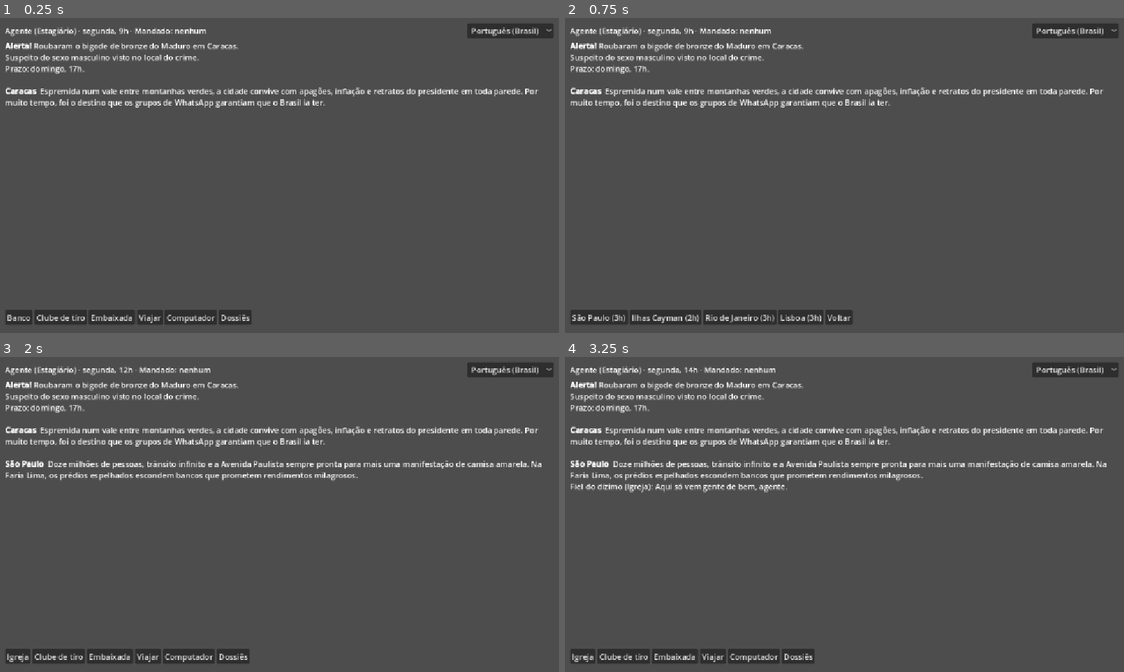
Above: before the commit, frames 1-4 (two rows, left to right).
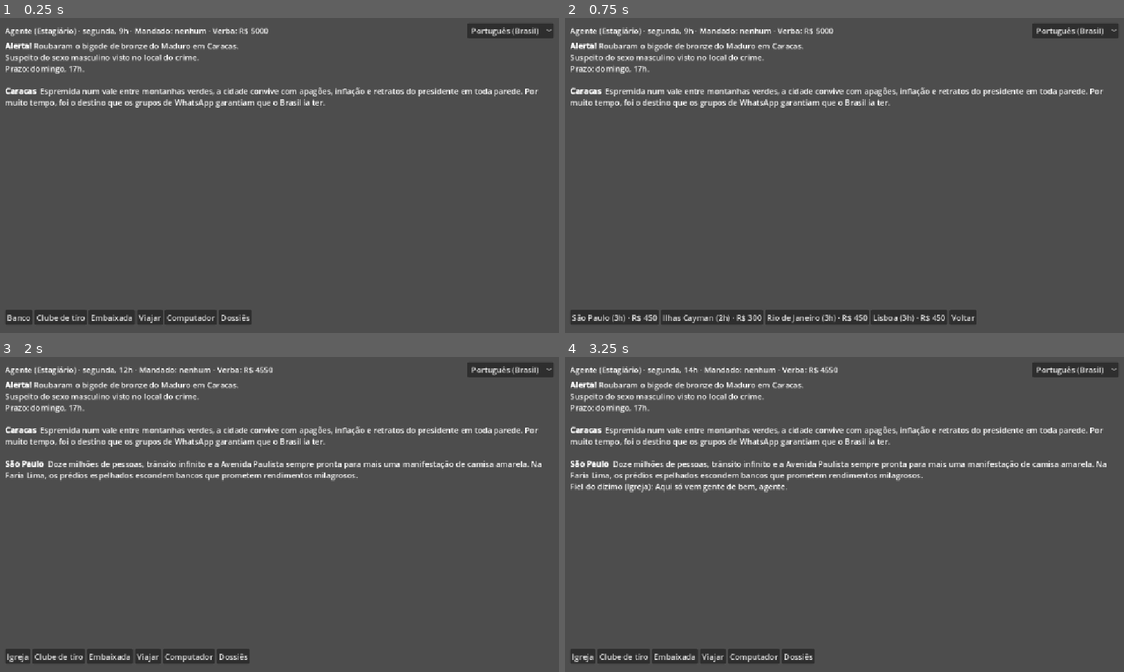
Above: after the commit, the same moments.

Repository: diegommelo/carmen
Game: Godot game, scene res://ui/main.tscn
The game is run twice, just before and just after one commit, with the same random seed, the same clock (stepped at 60 frames per second) and the same inputs.
Inputs (mouse positions are in pixels of both pictures, inside the frame that each line leads up to):
- Up to frame 1 (0.25 s): no input
- Up to frame 2 (0.75 s): click "Viajar" at 0.5 s
- Up to frame 3 (2 s): click (33, 656) at 1.25 s, where only the run before the commit has a clickable "São Paulo (3h)"
- Up to frame 4 (3.25 s): click "Português (Brasil)" at 2 s; click "Igreja" at 2.75 s

The runs differ from the first frame. In frame 1, 0.1% of the frame differs, in the area x 37-48%, y 2-6%; in frame 2, 1.6%, in the area x 11-74%, y 2-98%; in frame 3, 0.1%; in frame 4, 0.1%.

Commit message:
Add an operation budget for plane tickets
Packs with rules.money give each case a budget (per rank) and charge
ticket_per_hour for each flight hour. When no destination is affordable
outside the hideout city, the case ends. The parody uses R$ 150 per hour
and budgets of R$ 4.500 to 5.000. The UI shows the balance and ticket
prices and disables flights the budget cannot pay.

Co-Authored-By: Claude Opus 5.5 <noreply@anthropic.com>

Diff:
--- a/game/content/parody/pack.json
+++ b/game/content/parody/pack.json
@@ -38,6 +38,9 @@
    "wake_hour": 8,
    "sleep_hour": 23,
    "sleep_hours": 9
+  },
+  "money": {
+   "ticket_per_hour": 150
   }
  },
  "ranks": [
@@ -53,7 +56,8 @@
     "day": 6,
     "hour": 17
    },
-   "shortcut_chance": 0.0
+   "shortcut_chance": 0.0,
+   "budget": 5000
   },
   {
    "name": {
@@ -67,7 +71,8 @@
     "day": 5,
     "hour": 17
    },
-   "shortcut_chance": 0.25
+   "shortcut_chance": 0.25,
+   "budget": 4500
   },
   {
    "name": {
@@ -81,7 +86,8 @@
     "day": 5,
     "hour": 17
    },
-   "shortcut_chance": 0.25
+   "shortcut_chance": 0.25,
+   "budget": 5000
   },
   {
    "name": {
@@ -95,7 +101,8 @@
     "day": 5,
     "hour": 12
    },
-   "shortcut_chance": 0.35
+   "shortcut_chance": 0.35,
+   "budget": 4500
   },
   {
    "name": {
@@ -109,7 +116,8 @@
     "day": 5,
     "hour": 12
    },
-   "shortcut_chance": 0.5
+   "shortcut_chance": 0.5,
+   "budget": 5000
   }
  ]
 }
--- a/game/core/case_session.gd
+++ b/game/core/case_session.gd
@@ -11,6 +11,8 @@
 const NO_WARRANT := "no_warrant"
 const WRONG_WARRANT := "wrong_warrant"
 const ARRESTED := "arrested"
+## A verba acabou e não dá para comprar nenhuma passagem.
+const OUT_OF_MONEY := "out_of_money"
 ## Lista de pistas da cidade que qualquer tipo de local pode dar.
 const ANY_CLUES := "any"
 
@@ -40,6 +42,8 @@
 ## O caso terminou com a prisão do chefe.
 var boss_arrested: bool = false
 var warrant_id: String = ""
+## Verba que sobra para passagens; -1 quando o pacote não usa dinheiro.
+var budget: int = -1
 
 var _investigate_cost: int
 ## Local do esconderijo na cidade final, sorteado na chegada entre os três.
@@ -73,6 +77,7 @@
 	crime_city = rng.pick(pack.city_ids())
 	treasure_index = rng.index(pack.city(crime_city).treasures)
 	steps_left = difficulty.route_steps
+	budget = difficulty.budget
 	next_city = crime_city
 	trail_city = ""
 	outcome = ONGOING
@@ -131,19 +136,39 @@
 	return mini(d / int(t.distance_per_hour) + int(t.base_hours), int(t.max_hours))
 
 
-## Voa para um vizinho. Devolve {hours, slept, expired, shortcut}. `shortcut` diz que o
-## mandado certo encurtou a rota: a cidade de chegada já é o esconderijo.
+## Preço da passagem para `to_city`: `rules.money.ticket_per_hour` por hora de voo.
+## 0 quando o pacote não usa dinheiro.
+func ticket_price(to_city: String) -> int:
+	if budget < 0:
+		return 0
+	return travel_hours(to_city) * int(pack.rules.money.ticket_per_hour)
+
+
+func can_afford(to_city: String) -> bool:
+	return budget < 0 or ticket_price(to_city) <= budget
+
+
+## Voa para um vizinho. Devolve {hours, price, slept, expired, shortcut}. `shortcut` diz
+## que o mandado certo encurtou a rota: a cidade de chegada já é o esconderijo.
+## Se depois do voo não der para pagar nenhuma passagem fora do esconderijo, o caso
+## acaba em OUT_OF_MONEY.
 func travel(to_city: String) -> Dictionary:
 	assert(outcome == ONGOING, "o caso já terminou")
 	assert(to_city in destinations())
+	assert(can_afford(to_city), "sem verba para a passagem")
 	var hours := travel_hours(to_city)
+	var price := ticket_price(to_city)
+	if budget >= 0:
+		budget -= price
 	var tick := clock.advance(hours, true)
 	if tick.expired:
 		outcome = ESCAPED_TIME
-		return {"hours": hours, "slept": tick.slept, "expired": true, "shortcut": false}
+		return {"hours": hours, "price": price, "slept": tick.slept, "expired": true, "shortcut": false}
 	var shortcut := _try_shortcut(to_city)
 	_arrive(to_city)
-	return {"hours": hours, "slept": tick.slept, "expired": false, "shortcut": shortcut}
+	if not is_final_city() and not destinations().any(can_afford):
+		outcome = OUT_OF_MONEY
+	return {"hours": hours, "price": price, "slept": tick.slept, "expired": false, "shortcut": shortcut}
 
 
 ## Com o mandado certo emitido, cada voo certo da rota tem `shortcut_chance` de levar
--- a/game/core/content_pack.gd
+++ b/game/core/content_pack.gd
@@ -198,7 +198,8 @@
 
 
 ## Regras de dificuldade da patente `rank`, com os padrões do original para o que a
-## patente não define: {route_steps, trait_clues, deadline: {day, hour}, shortcut_chance}.
+## patente não define: {route_steps, trait_clues, deadline: {day, hour}, shortcut_chance, budget}.
+## `budget` é a verba do caso para passagens; -1 quando o pacote não usa dinheiro.
 func rank_rules(rank: int) -> Dictionary:
 	var r: Dictionary = ranks[clampi(rank, 0, ranks.size() - 1)]
 	var clock: Dictionary = rules.clock
@@ -208,6 +209,7 @@
 		"trait_clues": float(r.get("trait_clues", 1.0)),
 		"deadline": {"day": int(deadline.get("day", clock.deadline_day)), "hour": int(deadline.get("hour", clock.deadline_hour))},
 		"shortcut_chance": float(r.get("shortcut_chance", 0.0)),
+		"budget": int(r.get("budget", -1)) if rules.has("money") else -1,
 	}
 
 
--- a/game/i18n/ui.csv
+++ b/game/i18n/ui.csv
@@ -39,3 +39,6 @@
 CAREER_DONE,[b]The boss is behind bars. Career complete![/b],[b]O chefe está atrás das grades. Carreira concluída![/b]
 CAREER_RESUMED,"Welcome back, %s: %d cases solved.","Bem-vindo de volta, %s: %d casos resolvidos."
 BTN_NEW_CAREER,New career,Nova carreira
+STATUS_BUDGET," · Budget: %s"," · Verba: %s"
+MONEY_FMT,R$ %d,R$ %d
+OUTCOME_MONEY,The operation ran out of money for tickets. %s got away.,A verba da operação acabou e não dá para comprar passagem. %s escapou.
--- a/game/tests/balance_sim.gd
+++ b/game/tests/balance_sim.gd
@@ -1,7 +1,7 @@
 extends SceneTree
 ## Simulação de balanceamento da paródia. Rodar com:
 ##   godot --headless --path game -s res://tests/balance_sim.gd -- 0,0.4 4,0.4
-## Cada argumento é "patente,taxa_de_voo_errado". O agente simulado investiga os três
+## Cada argumento é "patente,taxa_de_voo_errado[,verba]"; sem verba vale a do pacote. O agente simulado investiga os três
 ## locais de cada cidade da rota, emite o mandado assim que os traços ouvidos bastam
 ## e, com a taxa dada, voa antes para uma cidade errada e volta.
 
@@ -13,11 +13,13 @@
 	var pack := ContentPack.load_dir(PACK_DIR)
 	for spec in OS.get_cmdline_user_args():
 		var p := spec.split(",")
-		_simulate(pack, int(p[0]), float(p[1]))
+		_simulate(pack, int(p[0]), float(p[1]), int(p[2]) if p.size() > 2 else -2)
 	quit()
 
 
-func _simulate(pack: ContentPack, rank: int, wrong_rate: float) -> void:
+func _simulate(pack: ContentPack, rank: int, wrong_rate: float, budget: int) -> void:
+	var broke := 0
+	var spent := []
 	var warrants := 0
 	var arrests := 0
 	var shortcuts := 0
@@ -26,6 +28,9 @@
 		var s := CaseSession.new(pack, seed)
 		var dice := MscRng.new(seed * 7 + 3)
 		s.start({"name": "Sim", "cases": pack.ranks[rank].cases, "rank": rank, "caught": []})
+		if budget != -2:
+			s.budget = budget
+		var start_budget := s.budget
 		var marks := {}
 		var issued := false
 		while not s.is_final_city() and s.outcome == CaseSession.ONGOING:
@@ -46,15 +51,17 @@
 				issued = s.compute_warrant(warrant_marks).size() == 1
 			if dice.roll(999) < int(wrong_rate * 1000.0):
 				var others := s.destinations().filter(func(d): return d != s.next_city)
-				if not others.is_empty():
+				if not others.is_empty() and s.can_afford(others[0]):
 					var back := s.current_city
 					s.travel(others[0])
 					if s.outcome == CaseSession.ONGOING:
 						s.investigate(0)
-					if s.outcome == CaseSession.ONGOING:
+					if s.outcome == CaseSession.ONGOING and s.can_afford(back):
 						s.travel(back)
-					if s.outcome != CaseSession.ONGOING:
+					if s.outcome != CaseSession.ONGOING or s.current_city != back:
 						break
+			if not s.can_afford(s.next_city):
+				break
 			if s.travel(s.next_city).get("shortcut", false):
 				shortcuts += 1
 		warrants += 1 if issued else 0
@@ -63,9 +70,13 @@
 				break
 			s.investigate(slot)
 		arrests += 1 if s.outcome == CaseSession.ARRESTED else 0
+		broke += 1 if s.outcome == CaseSession.OUT_OF_MONEY or (s.outcome == CaseSession.ONGOING and not s.is_final_city()) else 0
+		spent.append(start_budget - s.budget)
 		if s.outcome != CaseSession.ESCAPED_TIME:
 			hours.append(s.clock.day * 24 + s.clock.hour - int(pack.rules.clock.start_hour))
 	hours.sort()
+	spent.sort()
 	var median = hours[hours.size() / 2] if not hours.is_empty() else -1
-	print("patente %d, voo errado %.0f%%: mandado %.0f%%, presos %.0f%%, horas (mediana) %s, atalhos %d" % [
-		rank, wrong_rate * 100.0, 100.0 * warrants / CASES, 100.0 * arrests / CASES, median, shortcuts])
+	print("patente %d, voo errado %.0f%%: mandado %.0f%%, presos %.0f%%, horas (mediana) %s, atalhos %d, sem verba %.0f%%, gasto mediano %d, p90 %d" % [
+		rank, wrong_rate * 100.0, 100.0 * warrants / CASES, 100.0 * arrests / CASES, median, shortcuts,
+		100.0 * broke / CASES, spent[CASES / 2], spent[CASES * 9 / 10]])
--- a/game/tests/run_tests.gd
+++ b/game/tests/run_tests.gd
@@ -34,6 +34,7 @@
 	_test_shortcut(pack)
 	_test_trait_clues_factor(pack)
 	_test_career_save()
+	_test_no_money(pack)
 	_test_pack_consistency(pack, "provisório")
 	_test_parody()
 	_test_scripts_compile()
@@ -338,6 +339,7 @@
 	var top := pack.rank_rules(pack.ranks.size() - 1)
 	var low := pack.rank_rules(0)
 	check(top.trait_clues < low.trait_clues and top.shortcut_chance > low.shortcut_chance, "paródia: patente alta dá menos pistas e mais atalho")
+	_test_money(pack)
 
 
 ## Sem nada na patente, valem as regras do original: rota de patente + 4, prazo do relógio.
@@ -405,6 +407,40 @@
 	check(counts[1.0] > 20 and counts[0.0] * 10 < counts[1.0], "fator 0 quase zera as pistas de traço: %s" % [counts])
 
 
+## Pacote sem `rules.money`: passagem de graça e sem verba.
+func _test_no_money(pack: ContentPack) -> void:
+	var s := CaseSession.new(pack, 4)
+	s.start({"name": "Teste", "cases": 0, "rank": 0})
+	check(s.budget == -1 and s.ticket_price(s.next_city) == 0 and s.can_afford(s.next_city), "sem dinheiro no pacote provisório")
+	check(s.travel(s.next_city).price == 0 and s.budget == -1, "voo sem custo")
+
+
+## A passagem custa `ticket_per_hour` por hora e sai da verba; sem verba para nenhum voo
+## o caso acaba.
+func _test_money(pack: ContentPack) -> void:
+	var s := CaseSession.new(pack, 4)
+	s.start({"name": "Teste", "cases": 0, "rank": 0})
+	check(s.budget == pack.ranks[0].budget, "verba da patente: %d" % s.budget)
+	var price := s.ticket_price(s.next_city)
+	check(price == s.travel_hours(s.next_city) * int(pack.rules.money.ticket_per_hour), "preço por hora de voo")
+	var before := s.budget
+	var r := s.travel(s.next_city)
+	check(r.price == price and s.budget == before - price, "a passagem sai da verba")
+	var broke := false
+	for seed in range(1, 40):
+		var t := CaseSession.new(pack, seed)
+		t.start({"name": "Teste", "cases": 0, "rank": 0})
+		t.budget = t.ticket_price(t.next_city)
+		t.travel(t.next_city)
+		if t.is_final_city():
+			continue
+		check(t.budget == 0 and not t.destinations().any(t.can_afford), "verba zerada não paga voo")
+		check(t.outcome == CaseSession.OUT_OF_MONEY, "sem verba para voar, o caso acaba")
+		broke = true
+		break
+	check(broke, "achou um caso para testar a verba zerada")
+
+
 func _test_career_save() -> void:
 	var path := "user://test_career.json"
 	Career.erase(path)
--- a/game/ui/main.gd
+++ b/game/ui/main.gd
@@ -124,6 +124,12 @@
 		warrant = pack.suspect(session.warrant_id).name
 	_status.text = tr("STATUS") % [detective.name, pack.ranks[detective.rank].name,
 		_day_name(c.day), tr("HOUR_FMT") % c.hour, warrant]
+	if session.budget >= 0:
+		_status.text += tr("STATUS_BUDGET") % _money(session.budget)
+
+
+func _money(amount: int) -> String:
+	return tr("MONEY_FMT") % amount
 
 
 func _clear_actions() -> void:
@@ -131,9 +137,10 @@
 		child.queue_free()
 
 
-func _button(text: String, action: Callable) -> void:
+func _button(text: String, action: Callable, enabled: bool = true) -> void:
 	var b := Button.new()
 	b.text = text
+	b.disabled = not enabled
 	b.pressed.connect(action)
 	_actions.add_child(b)
 
@@ -174,7 +181,10 @@
 func _show_destinations() -> void:
 	_clear_actions()
 	for id in session.destinations():
-		_button(tr("TRAVEL_OPTION") % [pack.city(id).name, session.travel_hours(id)], _on_travel.bind(id))
+		var label: String = tr("TRAVEL_OPTION") % [pack.city(id).name, session.travel_hours(id)]
+		if session.budget >= 0:
+			label += " · " + _money(session.ticket_price(id))
+		_button(label, _on_travel.bind(id), session.can_afford(id))
 	_button(tr("BTN_BACK"), _show_main_actions)
 
 
@@ -257,6 +267,8 @@
 			_say(tr("OUTCOME_WRONG_WARRANT") % name)
 		CaseSession.ESCAPED_TIME:
 			_say(tr("OUTCOME_TIME") % name)
+		CaseSession.OUT_OF_MONEY:
+			_say(tr("OUTCOME_MONEY") % name)
 	Career.save(detective)
 	if session.boss_arrested:
 		_say(tr("CAREER_DONE"))
Not shown, changed: README.md
Not shown, changed: docs/content-format.md
